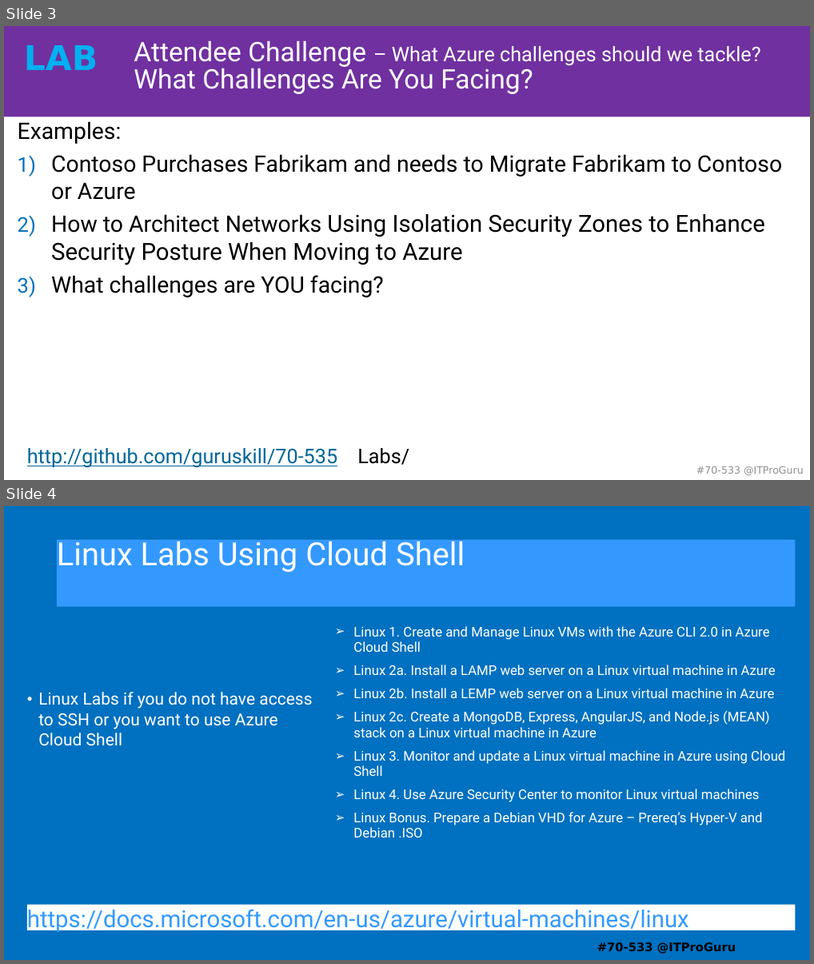
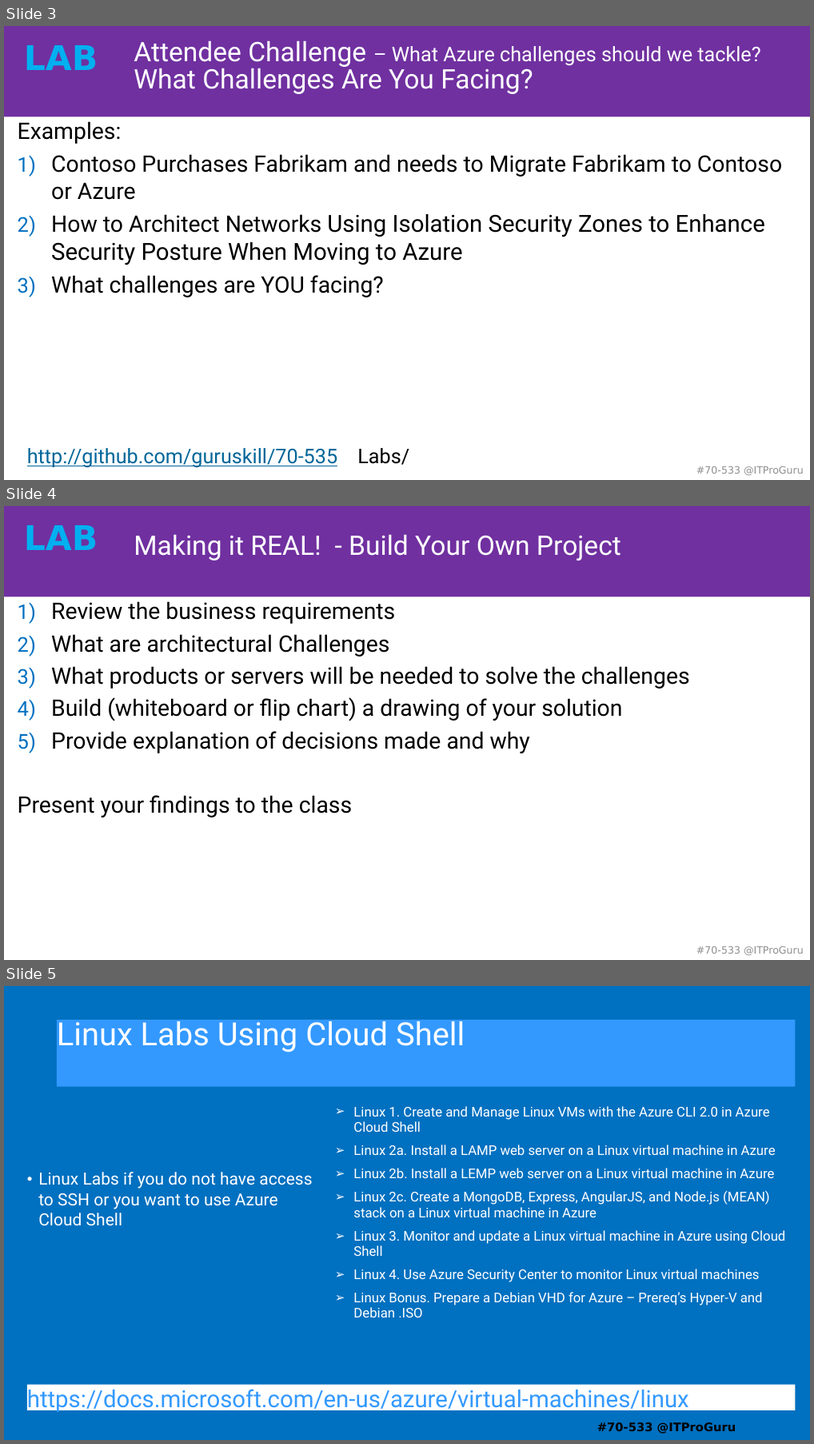
Before and after one commit to guruskill/70-535, a slide deck: Labs/70-535-00-Labs.pptx. Shown one above the other, each under a label of ours: slides 3 and 4 before the commit, slides 3, 4 and 5 after it. The pictures are 814x964 and 814x1444 pixels, drawn with LibreOffice and Linux fonts; fonts in the diff are those of the drawing. Boxes give left, top, right and bottom in pixels: in the first picture for what was removed or moved away, otherwise in the second. Text is boxed around its words. In the diff, an @@ line names an element or a change of style, - is before the commit and + after.

```diff
--- a/Labs/70-535-00-Labs.pptx
+++ b/Labs/70-535-00-Labs.pptx
@@ slide 4 added at (x1=4, y1=506, x2=810, y2=960), background #FFFFFF; not listed: 4 template elements that a slide beside it also shows @@
@@ title added at (x1=134, y1=534, x2=622, y2=560), 32 pt, text #FFFFFF @@
+Making it REAL! - Build Your Own Project
@@ text added at (x1=18, y1=601, x2=690, y2=817), 27 pt, text #000000 @@
+1) Review the business requirements
+2) What are architectural Challenges
+3) What products or servers will be needed to solve the challenges
+4) Build (whiteboard or flip chart) a drawing of your solution
+5) Provide explanation of decisions made and why
+Present your findings to the class
@@ what was slide 4 is now slide 5 @@
```
Also in this commit, not shown: 1 slide changed, 2 other slides added.
